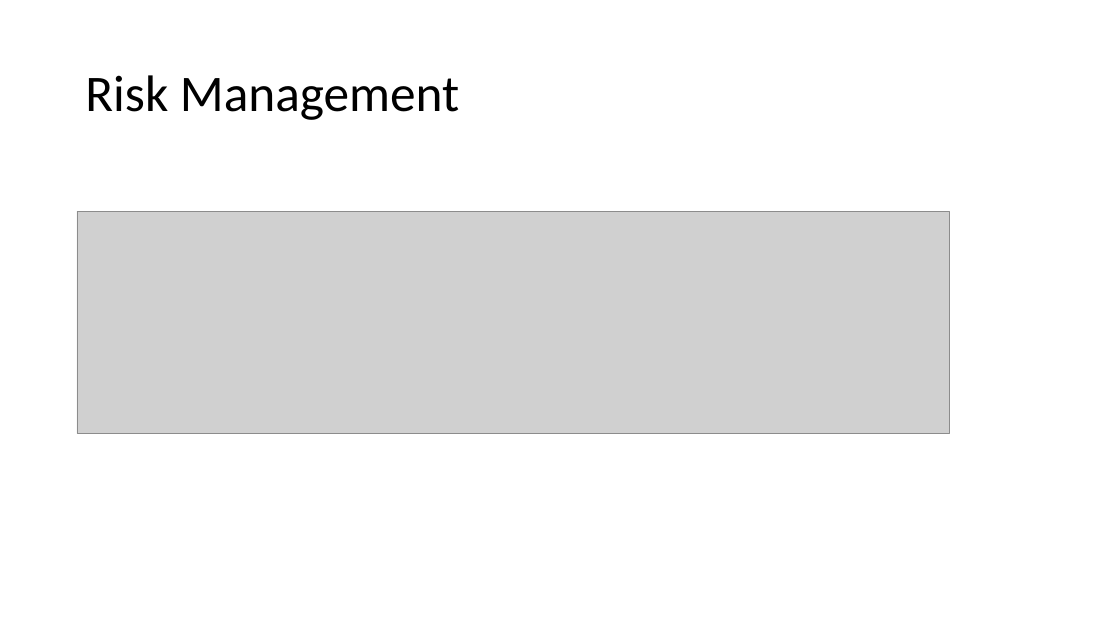
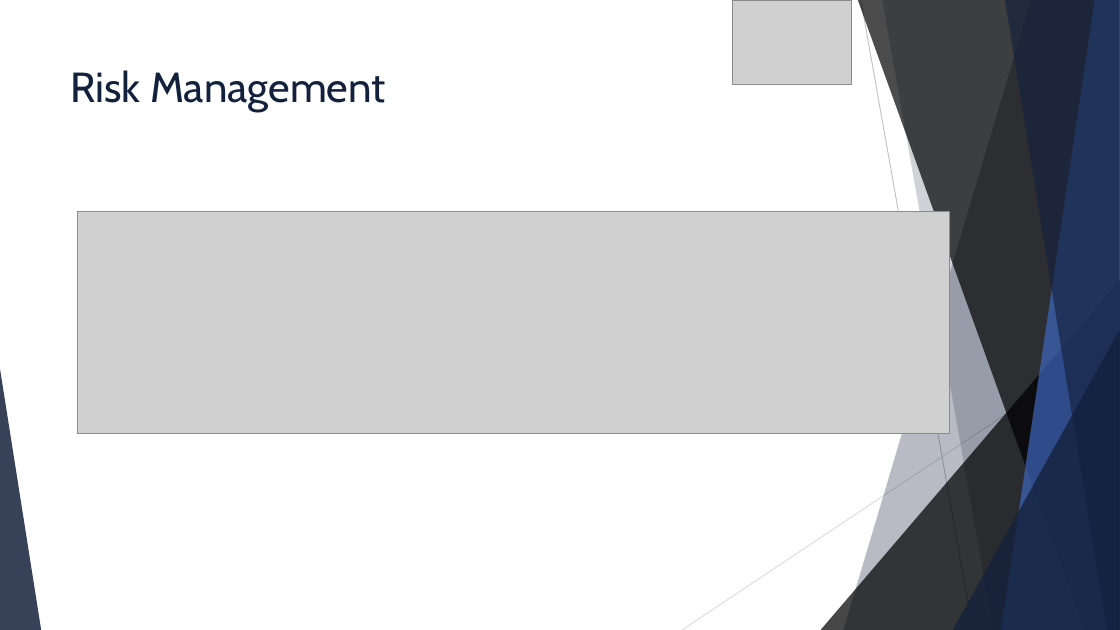
Before and after one commit to david2628/Work2Play, a slide deck: slide 9 of Final/W2P_final.pptx (slide 12 before the commit). Drawn at 1120x630 pixels with LibreOffice and Linux fonts; fonts in the diff are those of the drawing; grey boxes stand for pictures. Boxes give left, top, right and bottom in pixels: in the first picture for what was removed or moved away, otherwise in the second. Text is boxed around its words. In the diff, an @@ line names an element or a change of style, - is before the commit and + after.

```diff
--- a/Final/W2P_final.pptx
+++ b/Final/W2P_final.pptx
@@ picture added at box(733, 0, 853, 84) @@
@@ title "Risk Management": place and size @@
-title "Risk Management" at box(85, 75, 459, 120)
+title "Risk Management" at box(71, 70, 386, 112)
@@ title "Risk Management" at box(71, 70, 386, 112): size 44 to 36 pt, font Calibri to Cabin, text colour #000000 to #14213D; line spacing 0.9 to 1; vertical alignment middle to top @@
@@ group added at box(0, 0, 1120, 630): 5 freeform shapes, 3 triangles, 2 lines @@
```
Also in this commit, not shown: 12 other slides changed, 12 slides added, 10 slides removed.
